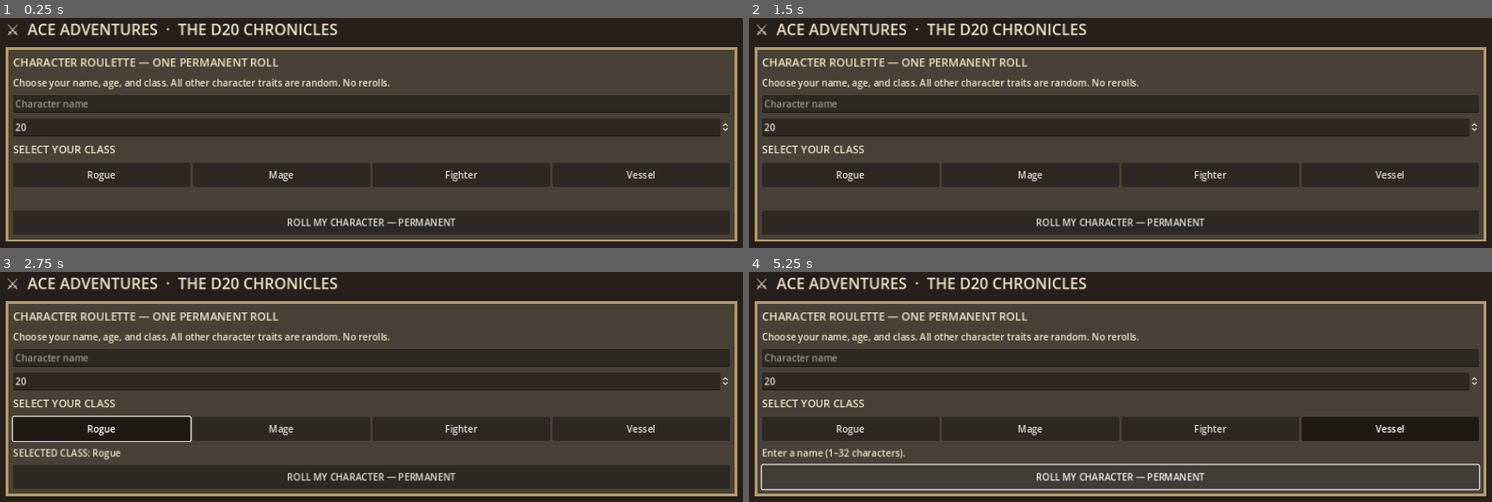
Above: before the commit, frames 1-4 (two rows, left to right).
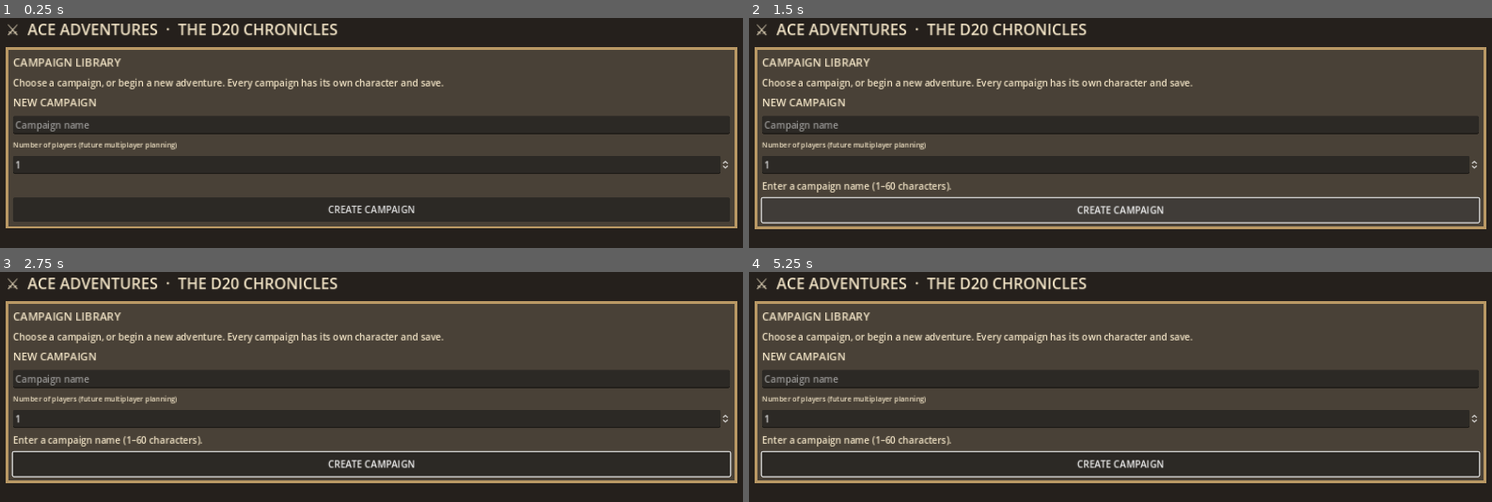
Above: after the commit, the same moments.

Repository: LGBerlin/ACE-Adventures
Game: Godot game, scene res://main.tscn
The game is run twice, just before and just after one commit, with the same random seed, the same clock (stepped at 60 frames per second) and the same inputs.
Inputs (mouse positions are in pixels of both pictures, inside the frame that each line leads up to):
- Up to frame 1 (0.25 s): no input
- Up to frame 2 (1.5 s): click (1120, 208) at 0.5 s, where only the run after the commit has a clickable "CREATE CAMPAIGN"; click (1120, 211) at 1.25 s, where only the run after the commit has a clickable "CREATE CAMPAIGN"
- Up to frame 3 (2.75 s): click (104, 428) at 2 s, where only the run before the commit has a clickable "Rogue"
- Up to frame 4 (5.25 s): click (1031, 428) at 2.75 s, where only the run before the commit has a clickable "Mage"; click (1209, 428) at 3.5 s, where only the run before the commit has a clickable "Fighter"; click (1387, 428) at 4.25 s, where only the run before the commit has a clickable "Vessel"; click (1120, 476) at 5 s, where only the run before the commit has a clickable "ROLL MY CHARACTER — PERMANENT"

The runs differ from the first frame. In frame 1, 31% of the frame differs, in the area x 0-100%, y 17-98%; in frame 2, 27%; in frame 3, 33%; in frame 4, 34%.

Commit message:
Add campaign library, separate saves, campaign creation and Save & Exit navigation

Diff:
--- a/godot/main.gd
+++ b/godot/main.gd
@@ -1,6 +1,7 @@
 extends Control
 # First native Godot interface prototype. Not the final rules engine.
 const SAVE_PATH := "user://ace_adventures_godot.json"
+const LIBRARY_PATH := "user://campaign_library.json"
 const CLASSES := ["Rogue", "Mage", "Fighter", "Vessel"]
 const PATHS := {
 	"Rogue": ["Thief", "Ranger", "Assassin", "Arcane Trickster"],
@@ -32,6 +33,10 @@
 }
 var rng := RandomNumberGenerator.new()
 var state: Dictionary = {}
+var library: Dictionary = {"campaigns": {}}
+var active_campaign: String = ""
+var campaign_title_input: LineEdit
+var campaign_party_input: SpinBox
 var name_input: LineEdit
 var age_input: SpinBox
 var selected_class: String = ""
@@ -47,6 +52,7 @@
 func _ready() -> void:
 	rng.randomize()
 	_load_state()
+	_load_library()
 	_build()
 
 func _load_state() -> void:
@@ -59,8 +65,100 @@
 		state = {"character": {}, "history": [], "location": "Ironwood Crossing", "enemy_hp": 0}
 
 func _save_state() -> void:
+	_store_campaign()
+	if active_campaign.is_empty():
+		return
 	var f := FileAccess.open(SAVE_PATH, FileAccess.WRITE)
 	f.store_string(JSON.stringify(state, "\t"))
+
+func _fresh_state() -> Dictionary:
+	return {"character": {}, "history": [], "location": "Ironwood Crossing", "enemy_hp": 0}
+
+func _load_library() -> void:
+	if FileAccess.file_exists(LIBRARY_PATH):
+		var file := FileAccess.open(LIBRARY_PATH, FileAccess.READ)
+		var parsed = JSON.parse_string(file.get_as_text())
+		if parsed is Dictionary and parsed.has("campaigns") and parsed["campaigns"] is Dictionary:
+			library = parsed
+	if library["campaigns"].is_empty() and FileAccess.file_exists(SAVE_PATH):
+		var migrated_id := "legacy"
+		library["campaigns"][migrated_id] = {
+			"title": "Original Adventure", "players": 1,
+			"state": state.duplicate(true)
+		}
+		_write_library()
+	state = _fresh_state()
+
+func _write_library() -> void:
+	var tmp := LIBRARY_PATH + ".tmp"
+	var file := FileAccess.open(tmp, FileAccess.WRITE)
+	if file == null:
+		push_error("Could not save campaign library")
+		return
+	file.store_string(JSON.stringify(library, "\t"))
+	file.close()
+	DirAccess.rename_absolute(ProjectSettings.globalize_path(tmp), ProjectSettings.globalize_path(LIBRARY_PATH))
+
+func _store_campaign() -> void:
+	if active_campaign.is_empty():
+		return
+	if library["campaigns"].has(active_campaign):
+		library["campaigns"][active_campaign]["state"] = state.duplicate(true)
+		_write_library()
+
+func _create_campaign() -> void:
+	var title := campaign_title_input.text.strip_edges()
+	if title.is_empty() or title.length() > 60:
+		status.text = "Enter a campaign name (1–60 characters)."
+		return
+	var id := str(Time.get_unix_time_from_system()).replace(".", "_") + "_" + str(rng.randi_range(10000, 99999))
+	var players := int(campaign_party_input.value)
+	library["campaigns"][id] = {"title": title, "players": players, "state": _fresh_state()}
+	_write_library()
+	_open_campaign(id)
+
+func _open_campaign(id: String) -> void:
+	if not library["campaigns"].has(id):
+		return
+	active_campaign = id
+	state = library["campaigns"][id]["state"].duplicate(true)
+	_build()
+
+func _exit_campaign() -> void:
+	_store_campaign()
+	active_campaign = ""
+	state = _fresh_state()
+	_build()
+
+func _build_library(root: VBoxContainer) -> void:
+	var pane := _panel("Campaign Library")
+	root.add_child(pane.get_parent())
+	pane.add_child(_label("Choose a campaign, or begin a new adventure. Every campaign has its own character and save."))
+	var campaigns: Dictionary = library["campaigns"]
+	for id in campaigns:
+		var campaign: Dictionary = campaigns[id]
+		var saved: Dictionary = campaign.get("state", {})
+		var char_data: Dictionary = saved.get("character", {})
+		var description := str(campaign.get("title", "Untitled"))
+		if not char_data.is_empty():
+			description += "  ·  " + str(char_data.get("name", "Adventurer")) + " / Level " + str(char_data.get("level", 1))
+		else:
+			description += "  ·  Character not created"
+		var campaign_id: String = str(id)
+		pane.add_child(_button("CONTINUE  ·  " + description, func(): _open_campaign(campaign_id)))
+	pane.add_child(_label("NEW CAMPAIGN", 18))
+	campaign_title_input = LineEdit.new()
+	campaign_title_input.placeholder_text = "Campaign name"
+	pane.add_child(campaign_title_input)
+	campaign_party_input = SpinBox.new()
+	campaign_party_input.min_value = 1
+	campaign_party_input.max_value = 8
+	campaign_party_input.value = 1
+	pane.add_child(_label("Number of players (future multiplayer planning)", 12))
+	pane.add_child(campaign_party_input)
+	status = _label("")
+	pane.add_child(status)
+	pane.add_child(_button("CREATE CAMPAIGN", _create_campaign))
 
 func _label(t: String, sz: int = 16) -> Label:
 	var l := Label.new()
@@ -113,12 +211,15 @@
 	root.add_theme_constant_override("separation", 12)
 	scene_root.add_child(root)
 	root.add_child(_label("⚔  ACE ADVENTURES  ·  THE D20 CHRONICLES", 26))
-	if state.character.is_empty():
+	if active_campaign.is_empty():
+		_build_library(root)
+	elif state.character.is_empty():
 		_build_creation(root)
 	else:
 		_build_game(root)
 
 func _build_creation(root: VBoxContainer) -> void:
+	root.add_child(_button("← SAVE & RETURN TO CAMPAIGNS", _exit_campaign))
 	var pane := _panel("Character Roulette — One permanent roll")
 	root.add_child(pane.get_parent())
 	pane.add_child(_label("Choose your name, age, and class. All other character traits are random. No rerolls."))
@@ -218,6 +319,7 @@
 	_build()
 
 func _build_game(root: VBoxContainer) -> void:
+	root.add_child(_button("← SAVE & RETURN TO CAMPAIGNS", _exit_campaign))
 	var columns := HBoxContainer.new()
 	columns.size_flags_vertical = Control.SIZE_EXPAND_FILL
 	root.add_child(columns)
